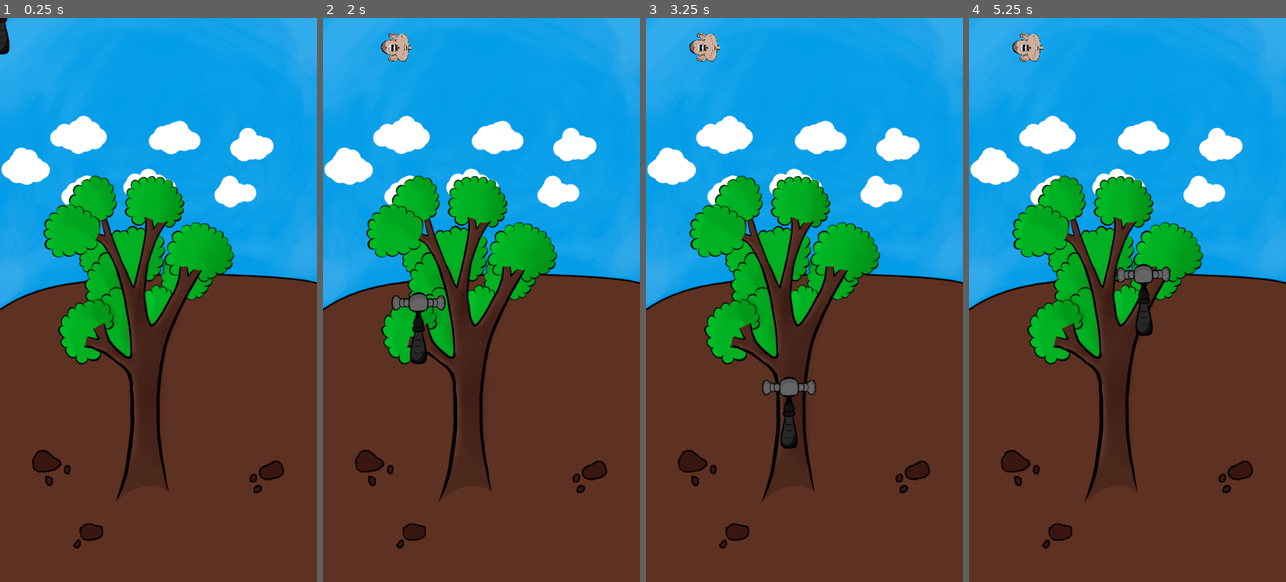
Above: before the commit, frames 1-4 (left to right).
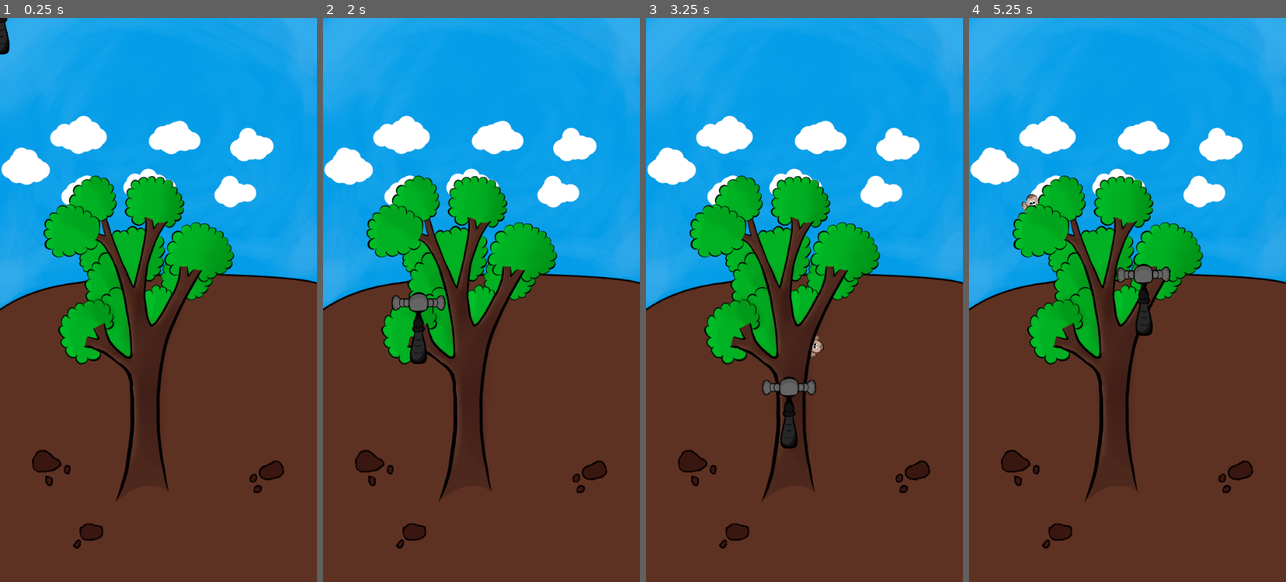
Above: after the commit, the same moments.

Repository: KajuKaVyapari/whack-a-monkey
Game: Godot game, scene res://scenes/world.tscn
Same seed, same stepped clock (60 frames per second), same inputs: the game is played once before the commit and once after it.
Inputs (mouse positions are in pixels of both pictures, inside the frame that each line leads up to):
- Up to frame 1 (0.25 s): no input
- Up to frame 2 (2 s): tap Enter at 0.5 s; move the mouse to (551, 271) at 0.52 s; click (551, 271) at 0.6 s; move the mouse to (418, 328) at 1.27 s; click (418, 328) at 1.35 s
- Up to frame 3 (3.25 s): move the mouse to (836, 175) at 2.02 s; click (836, 175) at 2.1 s; move the mouse to (788, 412) at 2.77 s; click (788, 412) at 2.85 s
- Up to frame 4 (5.25 s): move the mouse to (1222, 384) at 3.52 s; click (1222, 384) at 3.6 s; move the mouse to (1032, 215) at 4.27 s; click (1032, 215) at 4.35 s; move the mouse to (1143, 300) at 5.02 s; click (1143, 300) at 5.1 s

The runs differ from the first frame. In frame 2, 0.4% of the frame differs, in the area x 18-29%, y 2-8%; in frame 3, 0.4%; in frame 4, 0.5%, in the area x 13-24%, y 2-35%.

Commit message:
added monkey positions and implemented simple score system

Diff:
--- a/scenes/monkey.tscn
+++ b/scenes/monkey.tscn
@@ -7,7 +7,7 @@
 radius = 212.0
 
 [node name="monkey" type="Sprite"]
-scale = Vector2( 0.25, 0.25 )
+scale = Vector2( 0.2, 0.2 )
 texture = ExtResource( 1 )
 script = ExtResource( 2 )
 
--- a/scenes/world.tscn
+++ b/scenes/world.tscn
@@ -1,9 +1,10 @@
-[gd_scene load_steps=6 format=2]
+[gd_scene load_steps=7 format=2]
 
 [ext_resource path="res://assets/hammer.png" type="Texture" id=1]
 [ext_resource path="res://assets/tree_solo_final.png" type="Texture" id=2]
 [ext_resource path="res://assets/bg_solo_final.png" type="Texture" id=3]
 [ext_resource path="res://scripts/world.gd" type="Script" id=4]
+[ext_resource path="res://assets/monkey-final.png" type="Texture" id=5]
 
 [sub_resource type="CapsuleShape2D" id=1]
 radius = 31.2908
@@ -20,6 +21,12 @@
 }
 
 [node name="monkeys" type="Node2D" parent="."]
+
+[node name="monkey-final" type="Sprite" parent="monkeys"]
+position = Vector2( 505.656, 1531.47 )
+rotation = 1.11705
+scale = Vector2( 0.25, 0.25 )
+texture = ExtResource( 5 )
 
 [node name="tree" type="Sprite" parent="."]
 position = Vector2( 540, 960 )
--- a/scripts/monkey.gd
+++ b/scripts/monkey.gd
@@ -25,4 +25,5 @@
 		tween.interpolate_property(self, "position", fn_pos, or_pos, 1, Tween.TRANS_ELASTIC, Tween.EASE_IN_OUT)
 		tween.start()
 	else:
+		get_parent().get_parent().decrease_score()
 		queue_free()
--- a/scripts/world.gd
+++ b/scripts/world.gd
@@ -8,14 +8,29 @@
 
 
 var possible_spawns = [
-	make_point(Vector2(100, 250), 90, Vector2.RIGHT),
-	make_point(Vector2(250, 100), -90, Vector2.LEFT),
+	make_point(Vector2(505, 1315), 60, Vector2.RIGHT),
+	make_point(Vector2(485, 1315), -60, Vector2.LEFT),
+	make_point(Vector2(525, 1120), 130, (Vector2.RIGHT + Vector2.DOWN).normalized()),
+	make_point(Vector2(420, 1125), -140, (Vector2.LEFT + Vector2.DOWN).normalized()),
+	make_point(Vector2(335, 950), -80, Vector2.LEFT),
+	make_point(Vector2(220, 690), -15, Vector2.UP),
+	make_point(Vector2(230, 760), -160, Vector2.DOWN),
+	make_point(Vector2(312, 600), -45, (Vector2.LEFT + Vector2.UP).normalized()),
+	make_point(Vector2(415, 775), -16, Vector2.UP),
+	make_point(Vector2(490, 600), -40, (Vector2.LEFT + Vector2.UP).normalized()),
+	make_point(Vector2(575, 640), 45, (Vector2.RIGHT + Vector2.UP).normalized()),
+	make_point(Vector2(680, 755), -12, Vector2.UP),
+	make_point(Vector2(640, 910), 135, (Vector2.RIGHT + Vector2.DOWN).normalized()),
+	make_point(Vector2(515, 1115), 100, Vector2.RIGHT),
+	make_point(Vector2(515, 1515), 64, Vector2.RIGHT),
+	make_point(Vector2(480, 1515), -64, Vector2.LEFT)
 ]
 
 var state = "move"
 var monkeys_list = []
 
 var i = 0
+var score = 0
 
 
 func _ready():
@@ -33,6 +48,8 @@
 				state = "wait"
 				rotate_hammer()
 			hammer.global_position = get_global_mouse_position()
+
+	score = max(score, 0)
 
 
 func rotate_hammer():
@@ -54,6 +71,8 @@
 
 func _on_monkey_detector_area_entered(area):
 	area.get_parent().queue_free()
+	score += 1
+	print(score)
 
 
 func make_point(spawn_point, rot_deg, dir):
@@ -68,3 +87,8 @@
 	monkeys_list[i].global_position = info["spawn_point"]
 	monkeys.add_child(monkeys_list[i])
 	i += 1
+
+
+func decrease_score():
+	score = max(score - 1, 0)
+	print(score)
